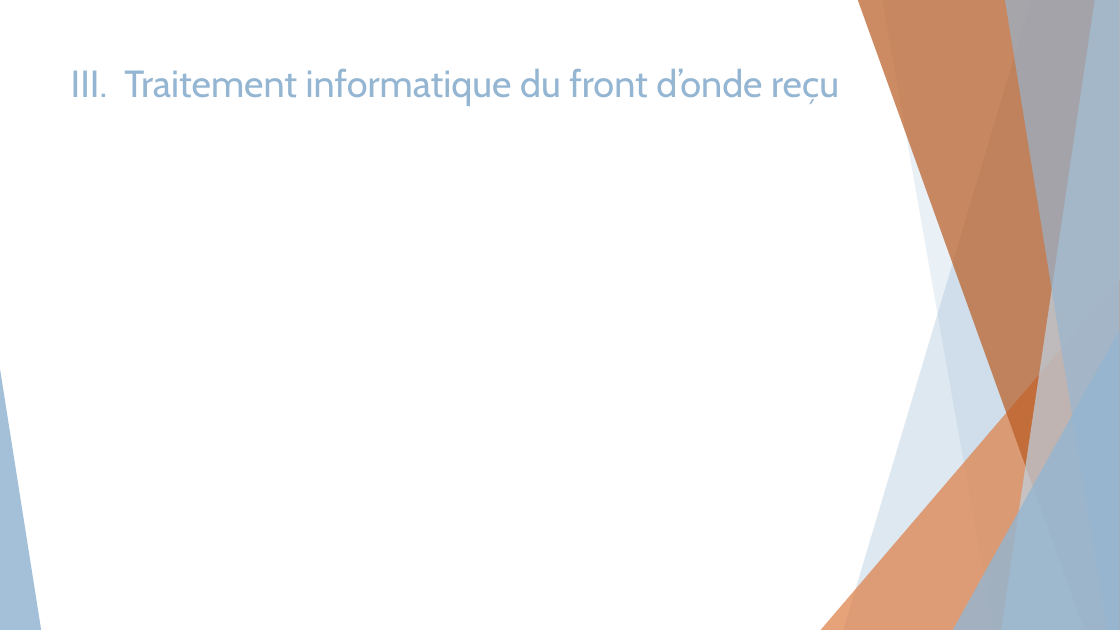
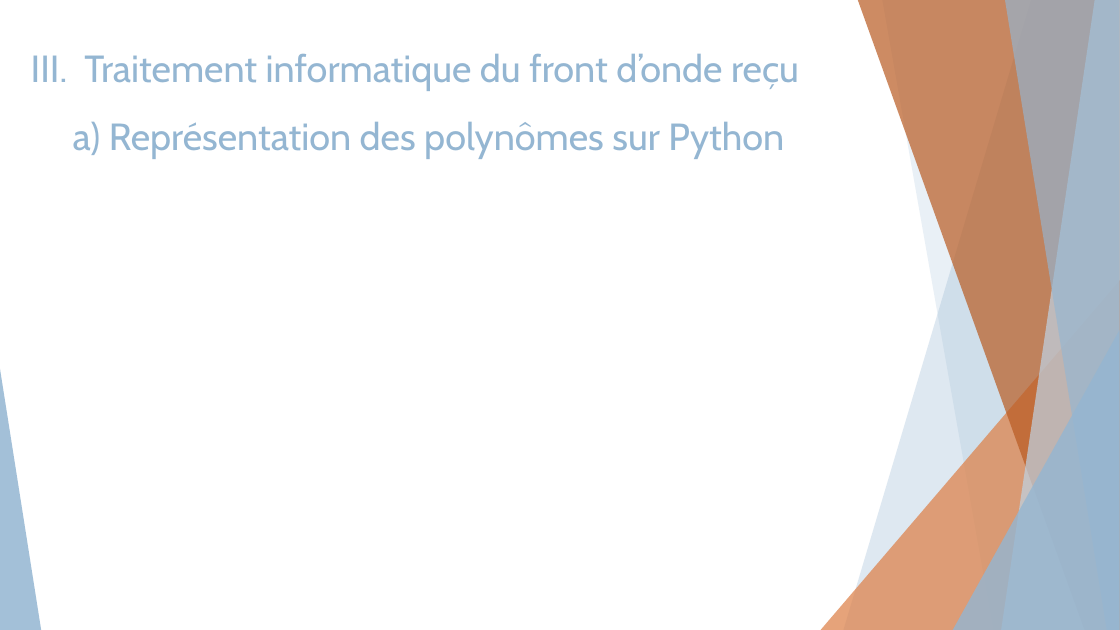
Before and after one commit to Lucas-brb/TIPE-2022, a slide deck: slide 14 of Présentation/Mesure des défauts de l'oeil v3.pptx. Drawn at 1120x630 pixels with LibreOffice and Linux fonts; fonts in the diff are those of the drawing. Boxes give left, top, right and bottom in pixels: in the first picture for what was removed or moved away, otherwise in the second. Text is boxed around its words. In the diff, an @@ line names an element or a change of style, - is before the commit and + after.

Commit message:
suite modifs presentation

```diff
--- a/Présentation/Mesure des défauts de l'oeil v3.pptx
+++ b/Présentation/Mesure des défauts de l'oeil v3.pptx
@@ title at (31,54,799,159): text changed @@
-III. Traitement informatique du front d’onde reçu
+III. Traitement informatique du front d’onde reçu
+a) Représentation des polynômes sur Python
```
